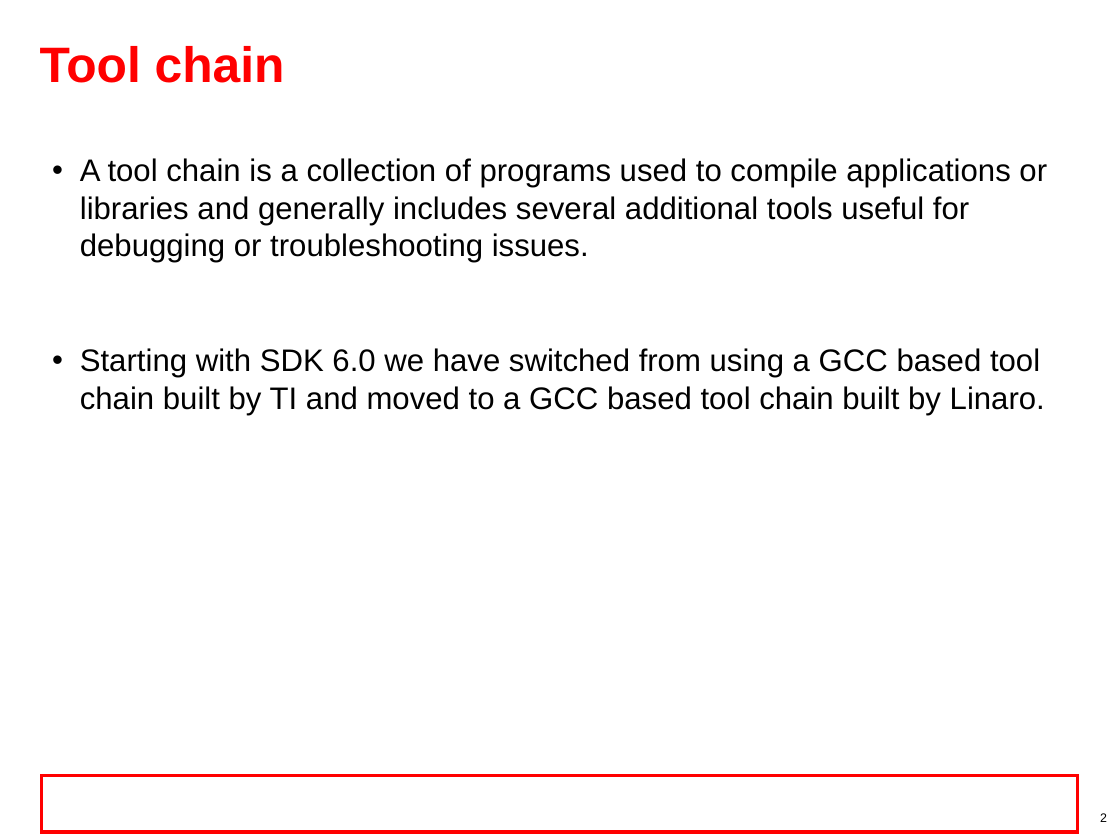
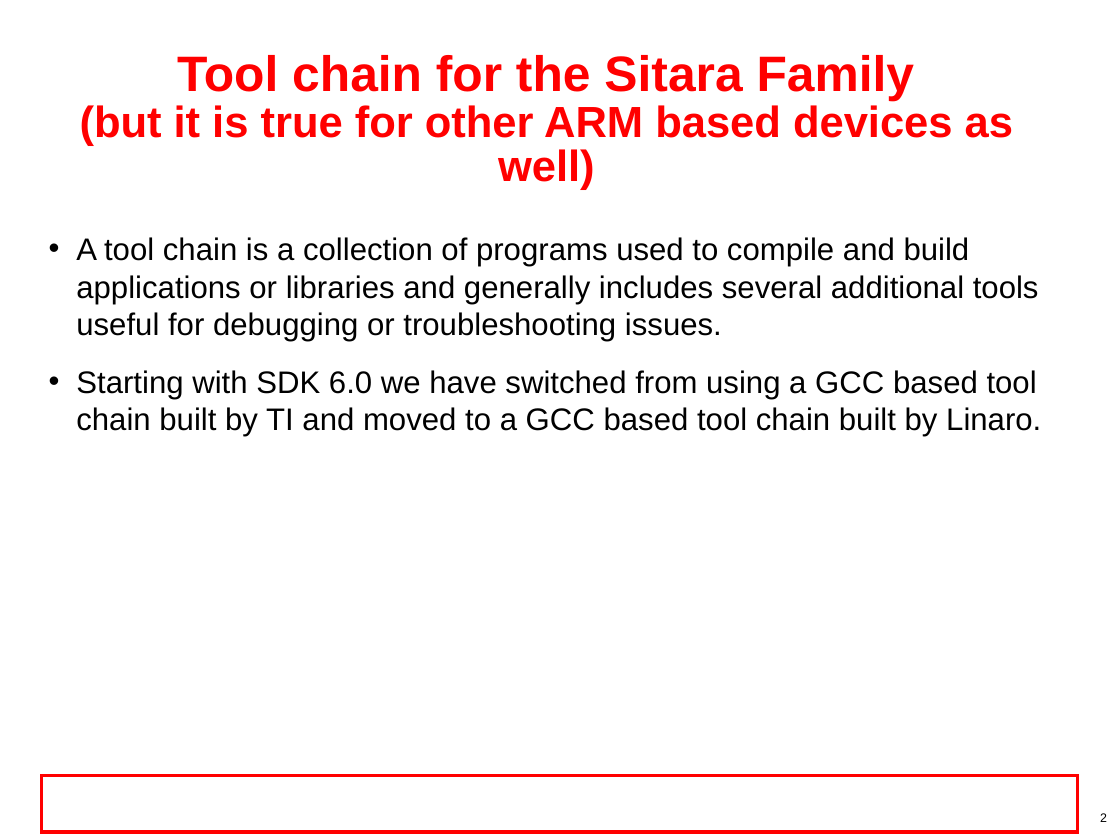
Before and after one commit to hari1989/keystone-workshop, a slide deck: slide 2 of preliminary/Working/presentations/Sitara/sitara_boot_camp_toolchain_Ran.pptx. Drawn at 1120x840 pixels with LibreOffice and Linux fonts; fonts in the diff are those of the drawing; background and template pictures are left out. Boxes give left, top, right and bottom in pixels: in the first picture for what was removed or moved away, otherwise in the second. Text is boxed around its words. In the diff, an @@ line names an element or a change of style, - is before the commit and + after.

```diff
--- a/preliminary/Working/presentations/Sitara/sitara_boot_camp_toolchain_Ran.pptx
+++ b/preliminary/Working/presentations/Sitara/sitara_boot_camp_toolchain_Ran.pptx
@@ title at (80,55,1013,190): text changed; size 32 to 28 pt @@
-Tool chain
+Tool chain for the Sitara Family
+(but it is true for other ARM based devices as well)
@@ text "A tool chain is a ...": place and size @@
-text "A tool chain is a ..." at (80,158,1047,415)
+text "A tool chain is a ..." at (76,237,1041,436)
@@ text at (76,237,1039,341): text changed @@
-• A tool chain is a collection of programs used to compile applications or libraries and generally includes several additional tools useful for debugging or troubleshooting issues.
+• A tool chain is a collection of programs used to compile and build applications or libraries and generally includes several additional tools useful for debugging or troubleshooting issues.
```
Also in this commit, not shown: 15 other slides changed, 10 slides added, 3 slides removed.
